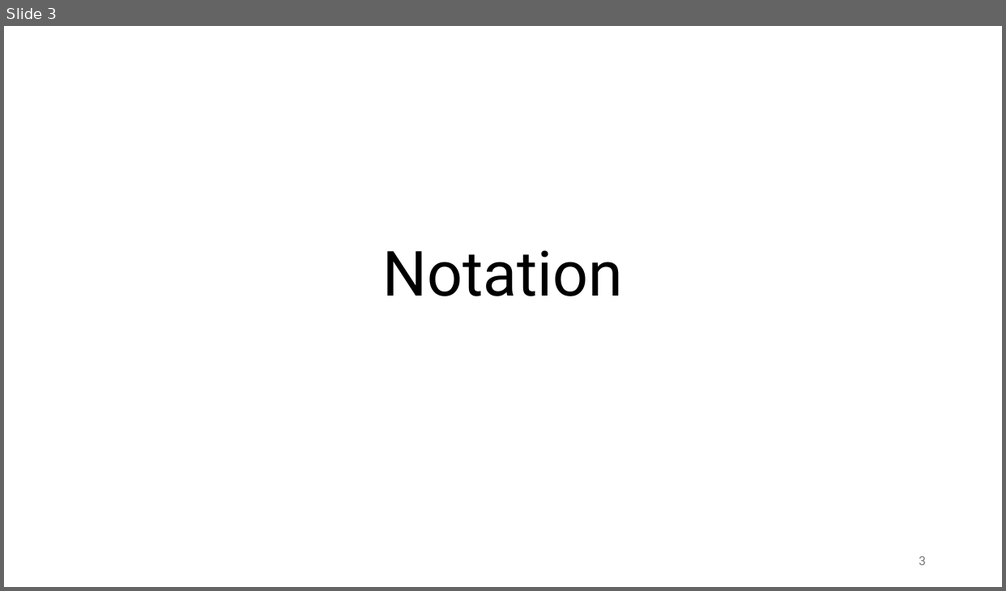
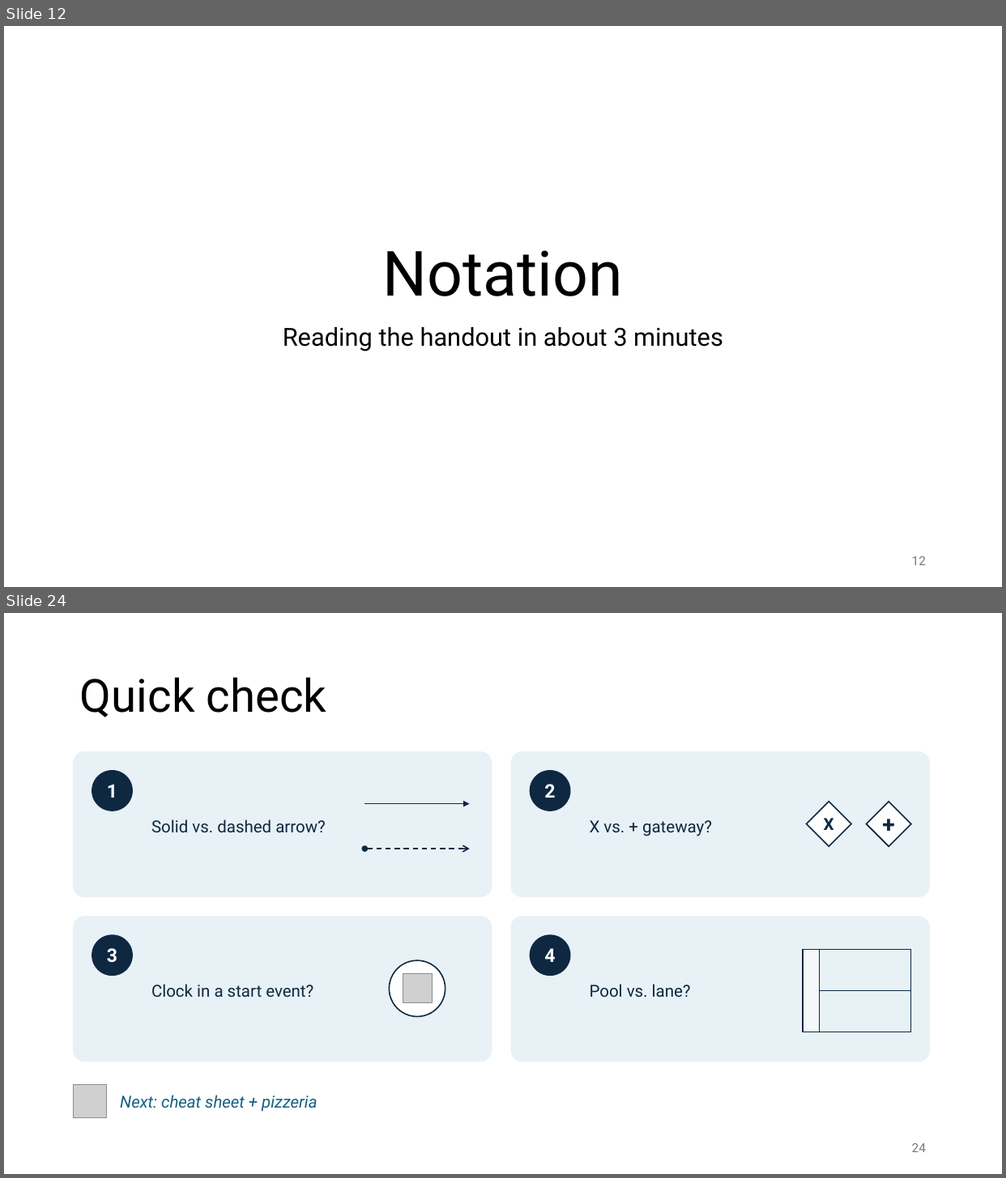
Before and after one commit to FontysVenlo/esd-2026-workshop-g03, a slide deck: BPMN Workshop.pptx. Shown one above the other, each under a label of ours: slide 3 before the commit, slides 12 and 24 after it; the slides between them are not shown. The pictures are 1006x591 and 1006x1178 pixels, drawn with LibreOffice and Linux fonts; fonts in the diff are those of the drawing; grey boxes stand for pictures. Boxes give left, top, right and bottom in pixels: in the first picture for what was removed or moved away, otherwise in the second. Text is boxed around its words. In the diff, an @@ line names an element or a change of style, - is before the commit and + after.

```diff
--- a/BPMN Workshop.pptx
+++ b/BPMN Workshop.pptx
@@ slide 24 added at [4, 613, 1002, 1174], background #FFFFFF @@
@@ title added at [80, 677, 327, 717], 44 pt, text #000000 @@
+Quick check
@@ rounded rectangle added at [73, 752, 492, 897], fill #E8F1F6 @@
@@ rounded rectangle added at [511, 752, 930, 897], fill #E8F1F6 @@
@@ ellipse added at [91, 770, 133, 811], fill #0E2841, 18 pt, text #FFFFFF, bold @@
+1
@@ ellipse added at [530, 770, 571, 811], fill #0E2841, 18 pt, text #FFFFFF, bold @@
+2
@@ arrow added from (364, 804) to (470, 804), #0E2841 1.25 pt @@
@@ diamond added at [807, 802, 851, 846], fill #FFFFFF, outline #0E2841 1.25 pt, 16 pt, text #0E2841, bold @@
+X
@@ diamond added at [867, 802, 911, 846], fill #FFFFFF, outline #0E2841 1.25 pt, 22 pt, text #0E2841, bold @@
++
@@ text added at [151, 820, 326, 833], 16 pt, text #0E2841 @@
+Solid vs. dashed arrow?
@@ text added at [590, 820, 712, 837], 16 pt, text #0E2841 @@
+X vs. + gateway?
@@ double arrow added from (364, 849) to (470, 849), #0E2841 1.25 pt dashed @@
@@ rounded rectangle added at [73, 916, 492, 1063], fill #E8F1F6 @@
@@ rounded rectangle added at [511, 916, 930, 1063], fill #E8F1F6 @@
@@ ellipse added at [91, 935, 133, 976], fill #0E2841, 18 pt, text #FFFFFF, bold @@
+3
@@ ellipse added at [530, 935, 571, 976], fill #0E2841, 18 pt, text #FFFFFF, bold @@
+4
@@ rectangle added at [803, 950, 911, 1033], outline #0E2841 1 pt @@
@@ rectangle added at [803, 950, 819, 1033], fill #F4F8FA, outline #0E2841 1 pt @@
@@ ellipse added at [389, 960, 445, 1016], fill #FFFFFF, outline #0E2841 1.25 pt @@
@@ picture added at [403, 974, 432, 1003] @@
@@ text added at [151, 984, 313, 998], 16 pt, text #0E2841 @@
+Clock in a start event?
@@ text added at [590, 984, 691, 997], 16 pt, text #0E2841 @@
+Pool vs. lane?
@@ line added from (819, 991) to (911, 991), #0E2841 0.75 pt @@
@@ picture added at [73, 1084, 107, 1118] @@
@@ text added at [120, 1095, 317, 1112], 16 pt, text #156082, italic @@
+Next: cheat sheet + pizzeria
@@ page number added at [912, 1144, 926, 1152], 12 pt, text #797979 @@
+24
@@ what was slide 3 is now slide 12 @@
@@ slide 12 changed as well @@
@@ subtitle added at [283, 327, 723, 352], 24 pt, text #000000 @@
+Reading the handout in about 3 minutes
@@ page number at [912, 557, 926, 565]: text changed @@
-3
+12
```
Also in this commit, not shown: 7 other slides changed, 33 other slides added, 17 slides removed, 12 other files.
